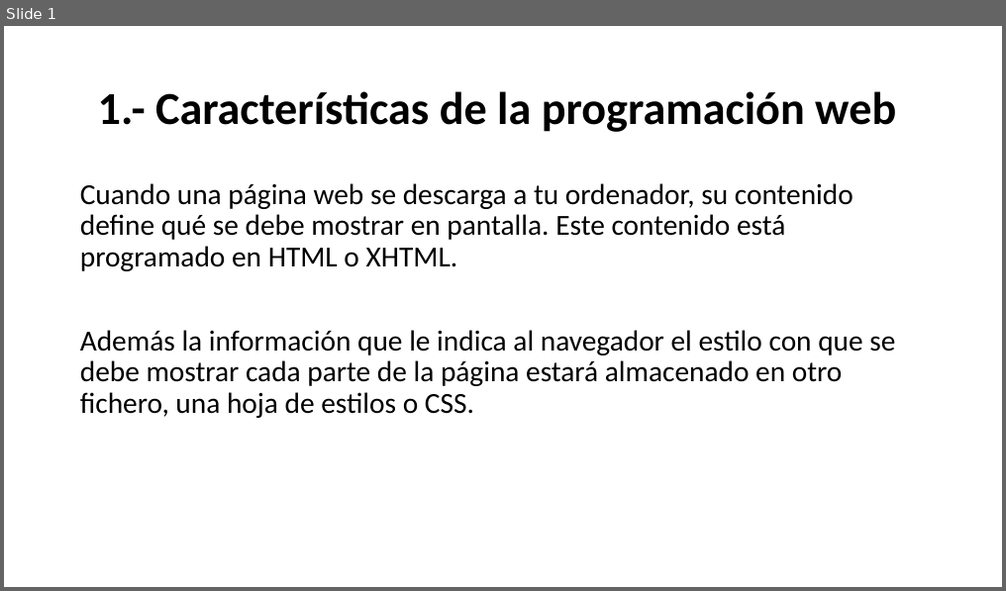
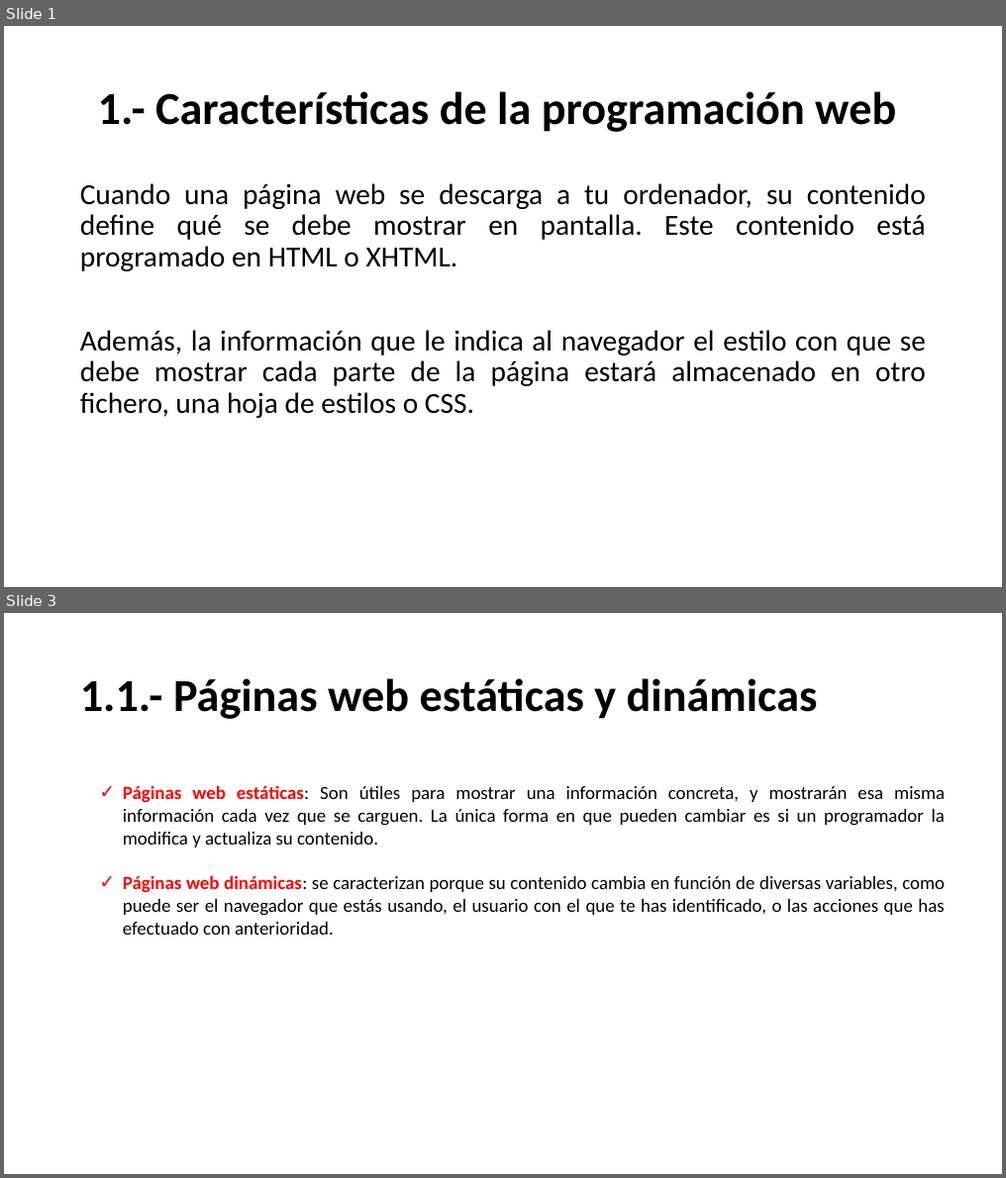
Before and after one commit to raulopsanch/DAW2, a slide deck: Desarrollo web en entorno servidor/Tema_01/Ejercicios/Raúl_Lòpez_Sánchez_Tarea_Tema_1.pptx. Shown one above the other, each under a label of ours: slide 1 before the commit, slides 1 and 3 after it; the slides between them are not shown. The pictures are 1006x591 and 1006x1178 pixels, drawn with LibreOffice and Linux fonts; fonts in the diff are those of the drawing. Boxes give left, top, right and bottom in pixels: in the first picture for what was removed or moved away, otherwise in the second. Text is boxed around its words. In the diff, an @@ line names an element or a change of style, - is before the commit and + after.

```diff
--- a/Desarrollo web en entorno servidor/Tema_01/Ejercicios/Raúl_Lòpez_Sánchez_Tarea_Tema_1.pptx
+++ b/Desarrollo web en entorno servidor/Tema_01/Ejercicios/Raúl_Lòpez_Sánchez_Tarea_Tema_1.pptx
@@ slide 3 added at box(4, 613, 1002, 1174), background #FFFFFF @@
@@ title added at box(80, 678, 818, 719), 44 pt, text #000000, bold @@
+1.1.- Páginas web estáticas y dinámicas
@@ text added at box(123, 785, 944, 935), 18 pt, text #000000 @@
+✓ Páginas web estáticas: Son útiles para mostrar una información concreta, y mostrarán esa misma información cada vez que se carguen. La única forma en que pueden cambiar es si un programador la modifica y actualiza su contenido.
+✓ Páginas web dinámicas: se caracterizan porque su contenido cambia en función de diversas variables, como puede ser el navegador que estás usando, el usuario con el que te has identificado, o las acciones que has efectuado con anterioridad.
@@ slide 1 changed as well @@
@@ text at box(80, 183, 926, 272): alignment left to justified @@
@@ text at box(80, 330, 926, 418): text changed @@
-Además la información que le indica al navegador el estilo con que se debe mostrar cada parte de la página estará almacenado en otro fichero, una hoja de estilos o CSS.
+Además, la información que le indica al navegador el estilo con que se debe mostrar cada parte de la página estará almacenado en otro fichero, una hoja de estilos o CSS.
```
Also in this commit, not shown: 3 other slides added, 1 slide removed, 1 other file.
